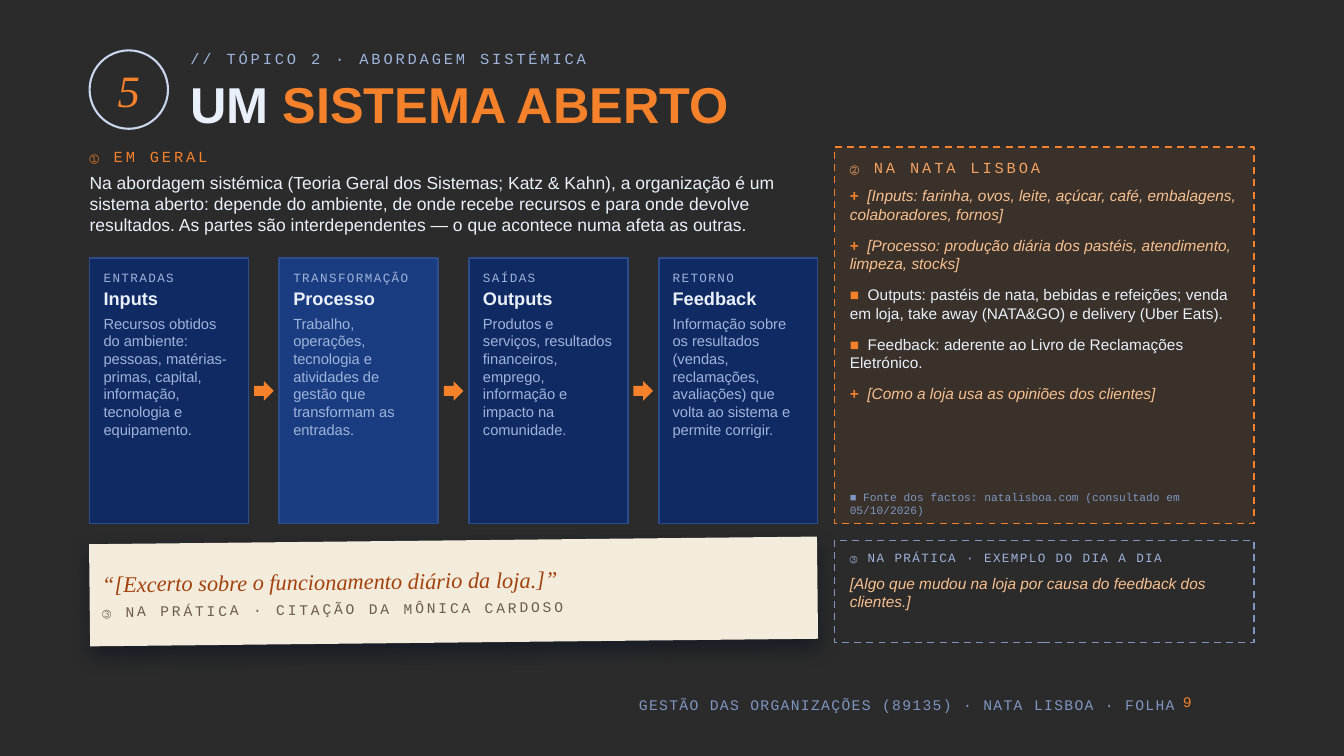
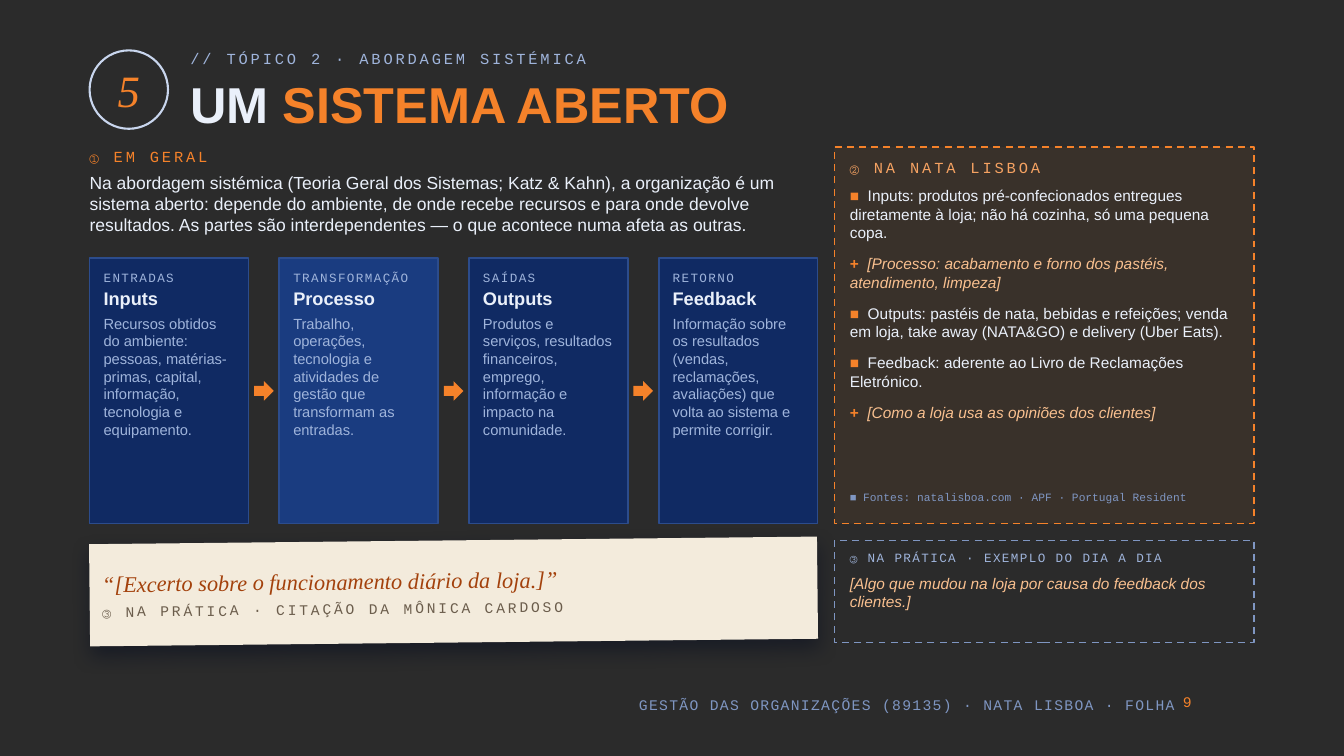
Before and after one commit to kd25gpgdw9-lang/Oceanum, a slide deck: slide 9 of apresentacao-go-89135/Nata_Lisboa_GO_89135.pptx. Drawn at 1344x756 pixels with LibreOffice and Linux fonts; fonts in the diff are those of the drawing; background and template pictures are left out; a plain dark background stands for a picture behind light text. Boxes give left, top, right and bottom in pixels: in the first picture for what was removed or moved away, otherwise in the second. Text is boxed around its words. In the diff, an @@ line names an element or a change of style, - is before the commit and + after.

```diff
--- a/apresentacao-go-89135/Nata_Lisboa_GO_89135.pptx
+++ b/apresentacao-go-89135/Nata_Lisboa_GO_89135.pptx
@@ text at (850, 189, 1209, 291): text changed; text colour #F9C08F to #EAF0FA; italic off @@
-+ [Inputs: farinha, ovos, leite, açúcar, café, embalagens, colaboradores, fornos]
-+ [Processo: produção diária dos pastéis, atendimento, limpeza, stocks]
+■ Inputs: produtos pré-confecionados entregues diretamente à loja; não há cozinha, só uma pequena copa.
++ [Processo: acabamento e forno dos pastéis, atendimento, limpeza]
@@ text at (863, 493, 1187, 504): text changed @@
-■ Fonte dos factos: natalisboa.com (consultado em 05/10/2026)
+■ Fontes: natalisboa.com · APF · Portugal Resident
```
Also in this commit, not shown: 9 other slides changed, 5 other files.
